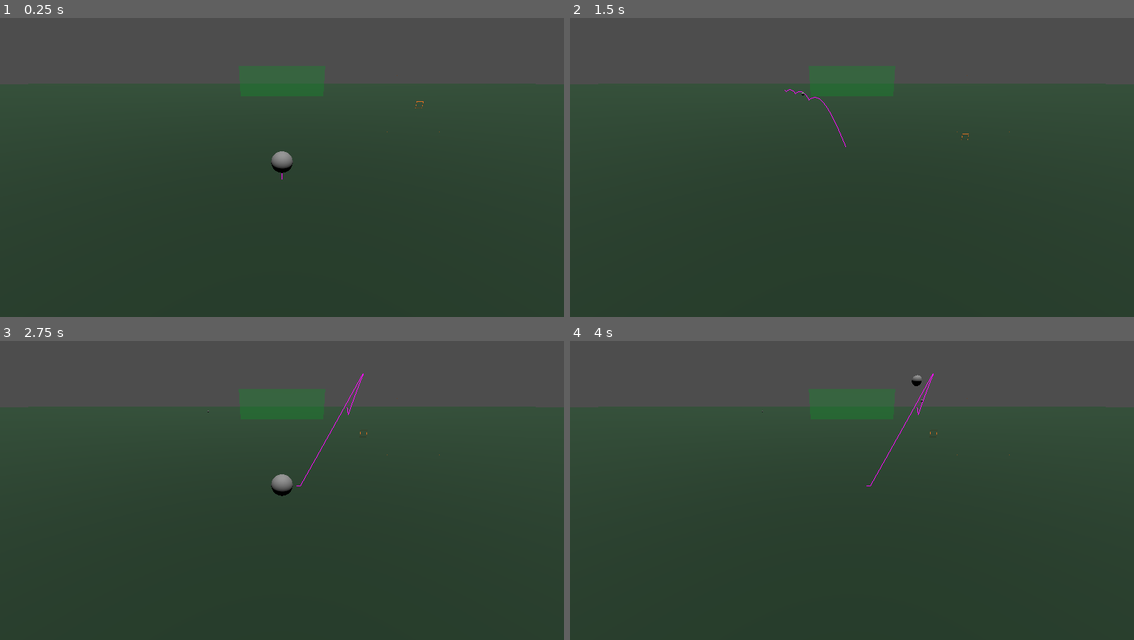
Above: before the commit, frames 1-4 (two rows, left to right).
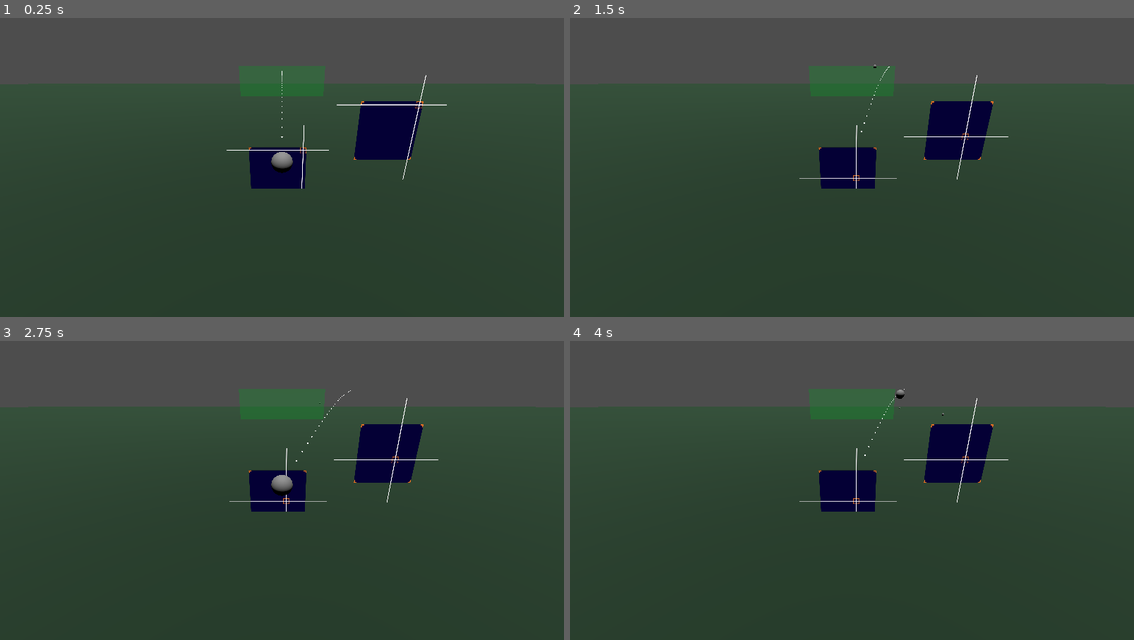
Above: after the commit, the same moments.

Repository: marty1912/freekick1928
Game: Godot game, scene res://Scenes/Pitch.tscn
Two runs of this game, one before a commit and one after it. Both use one fixed random seed, a clock stepped at 60 frames per second and the inputs below. The engine's default icon, where the game draws it, is replaced by a stand-in: a white triangle on a blue panel in a dark square.
Inputs (mouse positions are in pixels of both pictures, inside the frame that each line leads up to):
- Up to frame 1 (0.25 s): no input
- Up to frame 2 (1.5 s): tap Enter at 0.5 s; move the mouse to (976, 143) at 0.52 s; hold Right (ui_right) 0.53-1.25 s; click (976, 143) at 0.67 s; tap Space at 0.77 s; drag from (739, 173) to (823, 221) at 1.27 s
- Up to frame 3 (2.75 s): move the mouse to (338, 412) at 2.02 s; hold Right (ui_right) from 2.03 s (still down); click (338, 412) at 2.17 s
- Up to frame 4 (4 s): release Right (ui_right) at 2.75 s; tap Space at 2.75, 3.77 s; drag from (823, 544) to (682, 433) at 2.77 s; move the mouse to (1021, 529) at 3.52 s; hold Left (ui_left) from 3.53 s (still down); click (1021, 529) at 3.67 s

The runs differ from the first frame. In frame 1, 3.3% of the frame differs, in the area x 40-80%, y 17-58%; in frame 2, 3.6%; in frame 3, 3.4%; in frame 4, 3.7%, in the area x 34-78%, y 10-58%.

Commit message:
added aiming with wasd.

Diff:
--- a/Scenes/Mouse3DGetter.gd
+++ b/Scenes/Mouse3DGetter.gd
@@ -5,6 +5,16 @@
 
 @export var sizeXY:Vector2 = Vector2(1,1)
 
+var input_disabled:bool = false
+
+func disable_inputs():
+	input_disabled = true
+
+func enable_inputs():
+	input_disabled = false
+
+func reset_aim():
+	on_have_mouse_pos_rel.emit(Vector2(0,0))
 
 func getPositionOfMouseIn3D() -> Dictionary:
 	#https://stackoverflow.com/questions/76893256/how-to-get-the-3d-mouse-pos-in-godot-4-1
@@ -35,6 +45,7 @@
 func _process(delta: float) -> void:
 	pass
 
+
 func getPosition2DOnMe():
 	var raycast_res = getPositionOfMouseIn3D()
 	if(raycast_res.is_empty()):
@@ -49,6 +60,10 @@
 
 
 func _physics_process(delta: float) -> void:
+	if(input_disabled):
+		return
+	if(not Input.is_mouse_button_pressed(MOUSE_BUTTON_LEFT)):
+		return
 	var pos = getPosition2DOnMe()
 	if(pos == null):
 		return
--- a/Scenes/PathFollow_ball.gd
+++ b/Scenes/PathFollow_ball.gd
@@ -1,4 +1,4 @@
-extends PathFollow3D
+class_name PathFollowBall extends PathFollow3D
 
 @export var duration:float = 1
 var time = 0
--- a/Scenes/Pitch.tscn
+++ b/Scenes/Pitch.tscn
@@ -1,13 +1,12 @@
-[gd_scene load_steps=22 format=3 uid="uid://bhyjbkpqxorgv"]
+[gd_scene load_steps=20 format=3 uid="uid://bhyjbkpqxorgv"]
 
 [ext_resource type="Script" path="res://Scripts/BallLauncher.gd" id="1_3hdld"]
 [ext_resource type="Script" path="res://Scenes/GoalScore.gd" id="1_et3lr"]
 [ext_resource type="Script" path="res://Scenes/Mouse3DGetter.gd" id="3_1h72p"]
-[ext_resource type="Script" path="res://Scenes/ShowShotPositionGUI.gd" id="4_11tow"]
-[ext_resource type="Script" path="res://Scenes/PathFollow_ball.gd" id="4_x0a8h"]
-[ext_resource type="Texture2D" uid="uid://cmdxnicg3cpno" path="res://Sprites/ShotGUI/OutlineEffet.png" id="5_l60s2"]
-[ext_resource type="Texture2D" uid="uid://bl034ukpwbfox" path="res://Sprites/ShotGUI/aimCenter_effet.png" id="5_pf73m"]
-[ext_resource type="Script" path="res://Scenes/CustomLineDraw.gd" id="6_athyn"]
+[ext_resource type="PackedScene" uid="uid://bbvllqgdod6v6" path="res://Scenes/WASD_Direction_2D.tscn" id="3_1tsth"]
+[ext_resource type="Script" path="res://Scenes/SetLineCurve.gd" id="4_43uxg"]
+[ext_resource type="PackedScene" uid="uid://cjgag2twnyb11" path="res://Scenes/effet_select.tscn" id="5_1nroo"]
+[ext_resource type="PackedScene" uid="uid://baget2kdhyi5h" path="res://Scenes/power_select.tscn" id="6_l83xo"]
 
 [sub_resource type="BoxShape3D" id="BoxShape3D_uutfu"]
 size = Vector3(7.4, 2.44, 2)
@@ -33,11 +32,14 @@
 [sub_resource type="GradientTexture2D" id="GradientTexture2D_kxlbf"]
 gradient = SubResource("Gradient_otk80")
 
+[sub_resource type="ViewportTexture" id="ViewportTexture_rs4nq"]
+viewport_path = NodePath("Node3D/BallLauncher/WASD_Direction/SubViewport")
+
 [sub_resource type="ViewportTexture" id="ViewportTexture_qbcku"]
-viewport_path = NodePath("Node3D/direction_select")
+viewport_path = NodePath("Node3D/BallLauncher/Effet_Control/Sprite3D/direction_select")
 
 [sub_resource type="BoxShape3D" id="BoxShape3D_kk138"]
-size = Vector3(1, 0.1, 1)
+size = Vector3(1, 0.1, 0.25)
 
 [sub_resource type="Curve3D" id="Curve3D_me3c6"]
 _data = {
@@ -45,16 +47,6 @@
 "tilts": PackedFloat32Array(0, 0, 0, 0, 0, 0, 0)
 }
 point_count = 7
-
-[sub_resource type="SphereMesh" id="SphereMesh_wjux8"]
-radius = 0.1
-height = 0.2
-
-[sub_resource type="ORMMaterial3D" id="ORMMaterial3D_6b61p"]
-albedo_color = Color(1, 0.0509804, 1, 1)
-emission_enabled = true
-emission = Color(0.752941, 0, 1, 1)
-emission_energy_multiplier = 4.03
 
 [node name="Node3D" type="Node3D"]
 
@@ -139,6 +131,15 @@
 my_force = Vector3(0, 0, 10)
 my_rot = Vector3(1, 0, 0)
 
+[node name="WASD_Direction" type="Sprite3D" parent="Node3D/BallLauncher"]
+transform = Transform3D(0.2, 0, 0, 0, 0.2, 0, 0, 0, 0.2, 0, 0, 0)
+texture = SubResource("ViewportTexture_rs4nq")
+
+[node name="SubViewport" type="SubViewport" parent="Node3D/BallLauncher/WASD_Direction"]
+transparent_bg = true
+
+[node name="Node2D" parent="Node3D/BallLauncher/WASD_Direction/SubViewport" instance=ExtResource("3_1tsth")]
+
 [node name="Effet_Control" type="StaticBody3D" parent="Node3D/BallLauncher"]
 transform = Transform3D(1, 0, 0, 0, 1, 0, 0, 0, 1, -1.01907, 0.313885, 0)
 collision_layer = 2
@@ -149,88 +150,48 @@
 transform = Transform3D(0.2, 0, 0, 0, 0.2, 0, 0, 0, 0.2, 0, 0, 0)
 texture = SubResource("ViewportTexture_qbcku")
 
+[node name="direction_select" type="SubViewport" parent="Node3D/BallLauncher/Effet_Control/Sprite3D"]
+disable_3d = true
+transparent_bg = true
+
+[node name="Node2D" parent="Node3D/BallLauncher/Effet_Control/Sprite3D/direction_select" instance=ExtResource("5_1nroo")]
+
 [node name="CollisionShape3D" type="CollisionShape3D" parent="Node3D/BallLauncher/Effet_Control"]
+transform = Transform3D(1, 0, 0, 0, -4.37114e-08, 1, 0, -1, -4.37114e-08, 0, 0, 0)
+shape = SubResource("BoxShape3D_kk138")
+
+[node name="power_control" type="StaticBody3D" parent="Node3D/BallLauncher"]
+transform = Transform3D(1, 0, 0, 0, 1, 0, 0, 0, 1, 0.0434968, -0.130799, 0)
+collision_layer = 2
+collision_mask = 2
+script = ExtResource("3_1h72p")
+
+[node name="Sprite3D" type="Sprite3D" parent="Node3D/BallLauncher/power_control"]
+transform = Transform3D(0.2, 0, 0, 0, 0.2, 0, 0, 0, 0.2, 0, 0, 0)
+texture = SubResource("ViewportTexture_qbcku")
+
+[node name="power_select" type="SubViewport" parent="Node3D/BallLauncher/power_control/Sprite3D"]
+disable_3d = true
+transparent_bg = true
+size = Vector2i(512, 128)
+
+[node name="PowerSelect" parent="Node3D/BallLauncher/power_control/Sprite3D/power_select" instance=ExtResource("6_l83xo")]
+
+[node name="CollisionShape3D" type="CollisionShape3D" parent="Node3D/BallLauncher/power_control"]
 transform = Transform3D(1, 0, 0, 0, -4.37114e-08, 1, 0, -1, -4.37114e-08, 0, 0, 0)
 shape = SubResource("BoxShape3D_kk138")
 
 [node name="Path3D" type="Path3D" parent="Node3D/BallLauncher"]
 curve = SubResource("Curve3D_me3c6")
-
-[node name="PathFollow3D" type="PathFollow3D" parent="Node3D/BallLauncher/Path3D"]
-transform = Transform3D(-4.37114e-08, 1, -4.37114e-08, 0, -4.37114e-08, -1, -1, -4.37114e-08, 1.91069e-15, 0, 0, 0)
-visible = false
-script = ExtResource("4_x0a8h")
-duration = 0.5
-
-[node name="MeshInstance3D" type="MeshInstance3D" parent="Node3D/BallLauncher/Path3D/PathFollow3D"]
-mesh = SubResource("SphereMesh_wjux8")
-
-[node name="PathFollow3D2" type="PathFollow3D" parent="Node3D/BallLauncher/Path3D"]
-transform = Transform3D(-4.37114e-08, 1, -4.37114e-08, 0, -4.37114e-08, -1, -1, -4.37114e-08, 1.91069e-15, 0, 0, 0)
-visible = false
-script = ExtResource("4_x0a8h")
-duration = 0.5
-offset = 0.5
-
-[node name="MeshInstance3D" type="MeshInstance3D" parent="Node3D/BallLauncher/Path3D/PathFollow3D2"]
-mesh = SubResource("SphereMesh_wjux8")
-
-[node name="CustomLineDraw" type="Node3D" parent="Node3D/BallLauncher/Path3D" node_paths=PackedStringArray("path3D")]
-script = ExtResource("6_athyn")
-path3D = NodePath("..")
-my_material = SubResource("ORMMaterial3D_6b61p")
+script = ExtResource("4_43uxg")
+ball_move_duration = 15.0
 
 [node name="Camera3D" type="Camera3D" parent="Node3D"]
 transform = Transform3D(-1, 0, -8.74228e-08, -2.99806e-08, 0.939358, 0.342938, 8.21213e-08, 0.342938, -0.939358, 0, 1.05975, 4.67625)
 
-[node name="direction_select" type="SubViewport" parent="Node3D"]
-disable_3d = true
-transparent_bg = true
-
-[node name="Node2D" type="Node2D" parent="Node3D/direction_select"]
-position = Vector2(128, 128)
-script = ExtResource("4_11tow")
-
-[node name="Control" type="Control" parent="Node3D/direction_select/Node2D"]
-custom_minimum_size = Vector2(512, 512)
-layout_mode = 3
-anchors_preset = 15
-anchor_right = 1.0
-anchor_bottom = 1.0
-grow_horizontal = 2
-grow_vertical = 2
-
-[node name="ColorRect" type="ColorRect" parent="Node3D/direction_select/Node2D/Control"]
-layout_mode = 0
-offset_right = 40.0
-offset_bottom = 40.0
-color = Color(0.686275, 0.0235294, 1, 1)
-
-[node name="NinePatchRect" type="NinePatchRect" parent="Node3D/direction_select/Node2D/Control"]
-custom_minimum_size = Vector2(256, 256)
-layout_mode = 1
-anchors_preset = 8
-anchor_left = 0.5
-anchor_top = 0.5
-anchor_right = 0.5
-anchor_bottom = 0.5
-offset_left = -128.0
-offset_top = -128.0
-offset_right = 128.0
-offset_bottom = 128.0
-grow_horizontal = 2
-grow_vertical = 2
-texture = ExtResource("5_l60s2")
-patch_margin_left = 4
-patch_margin_top = 4
-patch_margin_right = 4
-patch_margin_bottom = 4
-
-[node name="Sprite2D" type="Sprite2D" parent="Node3D/direction_select/Node2D"]
-texture = ExtResource("5_pf73m")
-
 [node name="DirectionalLight3D" type="DirectionalLight3D" parent="."]
 transform = Transform3D(-0.994151, 0.104071, -0.0288616, 0, 0.267238, 0.96363, 0.107999, 0.957994, -0.265675, 0, 9.0446, 0)
 
+[connection signal="on_have_position" from="Node3D/BallLauncher/WASD_Direction/SubViewport/Node2D" to="Node3D/BallLauncher" method="set_direction"]
 [connection signal="on_have_mouse_pos_rel" from="Node3D/BallLauncher/Effet_Control" to="Node3D/BallLauncher" method="set_position_hit"]
-[connection signal="on_have_mouse_pos_rel" from="Node3D/BallLauncher/Effet_Control" to="Node3D/direction_select/Node2D" method="on_set_position"]
+[connection signal="on_have_mouse_pos_rel" from="Node3D/BallLauncher/Effet_Control" to="Node3D/BallLauncher/Effet_Control/Sprite3D/direction_select/Node2D" method="on_set_position"]
--- a/Scenes/SetLineCurve.gd
+++ b/Scenes/SetLineCurve.gd
@@ -1,15 +1,25 @@
 extends Path3D
 
-@onready var glow: Path3D = $glow
+var follow_ball_scene = preload("res://Scenes/path_follow_ball.tscn")
+@export var ball_move_duration:float = 5.0
+var my_balls:Array[PathFollowBall] = []
+@export var amount_of_balls :int= 30
+func spawn_balls(amount:int):
+	for i in range(0,amount):
+		var my_offset = i as float /amount as float
+		var spawned :PathFollowBall = follow_ball_scene.instantiate()
+		add_child(spawned)
+		spawned.offset = my_offset
+		spawned.duration = ball_move_duration
+		my_balls.append(spawned)
+
 
 # Called when the node enters the scene tree for the first time.
 func _ready() -> void:
+	spawn_balls(amount_of_balls)
 	pass # Replace with function body.
 
 
 # Called every frame. 'delta' is the elapsed time since the previous frame.
 func _process(delta: float) -> void:
-	glow.curve.clear_points()
-	for i in range(0,curve.point_count/5,1):
-		glow.curve.add_point(curve.get_point_position(i))
 	pass
--- /dev/null
+++ b/Scenes/ShowPosition.gd
@@ -0,0 +1,19 @@
+class_name ShowPosition extends Node2D
+
+
+@onready var sprite_2d: Sprite2D = $Sprite2D
+
+@export var resoultion = Vector2(256,256)
+# Called when the node enters the scene tree for the first time.
+func _ready() -> void:
+	pass # Replace with function body.
+
+func on_set_position(position_mouse:Vector2):
+	var positionOnHere = (resoultion/2 )
+	var rel_pos_from_left = position_mouse
+	positionOnHere += Vector2(rel_pos_from_left.x*resoultion.x,-rel_pos_from_left.y*resoultion.y)
+	sprite_2d.position = positionOnHere
+
+# Called every frame. 'delta' is the elapsed time since the previous frame.
+func _process(delta: float) -> void:
+	pass
--- a/Scenes/ShowShotPositionGUI.gd
+++ b/Scenes/ShowShotPositionGUI.gd
@@ -1,6 +1,7 @@
 extends Node2D
 
-@onready var sprite_2d: Sprite2D = $Sprite2D
+
+@onready var sprite_2d: Sprite2D = $Node2D/Sprite2D
 
 var resoultion = Vector2(256,256)
 # Called when the node enters the scene tree for the first time.
--- /dev/null
+++ b/Scenes/WASD_Direction_2D.gd
@@ -0,0 +1,55 @@
+extends Node2D
+
+
+
+
+
+var my_position:Vector2 = Vector2(0,0)
+var min_x: float = -0.5
+var min_y: float = -0.5
+var max_x: float = 0.5
+var max_y:float = 0
+
+var moveSpeed:float = 0.25
+signal on_have_position(Vector2)
+
+var input_disabled:bool = false
+
+func disable_inputs():
+	input_disabled = true
+
+func enable_inputs():
+	input_disabled = false
+
+func reset_aim():
+	my_position = Vector2(lerpf(min_x,max_x,0.5),lerpf(min_y,max_y,0.5))
+	on_have_position.emit(my_position)
+# Called when the node enters the scene tree for the first time.
+func _ready() -> void:
+	reset_aim()
+	pass # Replace with function body.
+
+
+# Called every frame. 'delta' is the elapsed time since the previous frame.
+func _process(delta: float) -> void:
+	if(input_disabled):
+		return
+	var movement:Vector2 = Vector2(0,0)
+	if(Input.is_action_pressed("ui_down")):
+		movement.y -= 1
+	if(Input.is_action_pressed("ui_up")):
+		movement.y += 1
+	if(Input.is_action_pressed("ui_left")):
+		movement.x -= 1
+	if(Input.is_action_pressed("ui_right")):
+		movement.x += 1
+
+	my_position += movement*delta*moveSpeed
+	my_position.x = clampf(my_position.x,min_x,max_x)
+	my_position.y = clampf(my_position.y,min_y,max_y)
+	on_have_position.emit(my_position)
+	pass
+
+
+func _input(event: InputEvent) -> void:
+	pass
--- /dev/null
+++ b/Scenes/WASD_Direction_2D.tscn
@@ -0,0 +1,72 @@
+[gd_scene load_steps=9 format=3 uid="uid://bbvllqgdod6v6"]
+
+[ext_resource type="Script" path="res://Scenes/WASD_Direction_2D.gd" id="1_qj8x4"]
+[ext_resource type="Script" path="res://Scenes/ShowPosition.gd" id="2_6apqt"]
+[ext_resource type="Texture2D" uid="uid://cmdxnicg3cpno" path="res://Sprites/ShotGUI/OutlineEffet.png" id="2_6h7vm"]
+[ext_resource type="Texture2D" uid="uid://bhyqw1whvkw8a" path="res://icon.png" id="3_r2da5"]
+[ext_resource type="Texture2D" uid="uid://22hje8wlemqs" path="res://Sprites/Pixel Fantasy Icons Keyboard/MV Icons Keyboard/Individual Icons/keyboard_70.png" id="5_d8w62"]
+[ext_resource type="Texture2D" uid="uid://xlhlbe7d6b4r" path="res://Sprites/Pixel Fantasy Icons Keyboard/MV Icons Keyboard/Individual Icons/keyboard_71.png" id="6_icbpk"]
+[ext_resource type="Texture2D" uid="uid://dtufcr1gxadhb" path="res://Sprites/Pixel Fantasy Icons Keyboard/MV Icons Keyboard/Individual Icons/keyboard_72.png" id="7_aupsj"]
+[ext_resource type="Texture2D" uid="uid://dx3r7dvsn35ag" path="res://Sprites/Pixel Fantasy Icons Keyboard/MV Icons Keyboard/Individual Icons/keyboard_73.png" id="8_imcew"]
+
+[node name="Node2D" type="Node2D"]
+script = ExtResource("1_qj8x4")
+
+[node name="Control" type="Control" parent="."]
+custom_minimum_size = Vector2(512, 512)
+layout_mode = 3
+anchors_preset = 0
+offset_right = 40.0
+offset_bottom = 40.0
+
+[node name="NinePatchRect" type="NinePatchRect" parent="Control"]
+visible = false
+custom_minimum_size = Vector2(512, 512)
+layout_mode = 1
+anchors_preset = 8
+anchor_left = 0.5
+anchor_top = 0.5
+anchor_right = 0.5
+anchor_bottom = 0.5
+offset_left = -256.0
+offset_top = -256.0
+offset_right = 256.0
+offset_bottom = 256.0
+grow_horizontal = 2
+grow_vertical = 2
+texture = ExtResource("2_6h7vm")
+patch_margin_left = 16
+patch_margin_top = 16
+patch_margin_right = 16
+patch_margin_bottom = 16
+
+[node name="Node2D" type="Node2D" parent="."]
+script = ExtResource("2_6apqt")
+resoultion = Vector2(512, 512)
+
+[node name="Sprite2D" type="Sprite2D" parent="Node2D"]
+visible = false
+texture = ExtResource("3_r2da5")
+
+[node name="Buttons" type="Node2D" parent="."]
+visible = false
+position = Vector2(256, 165)
+scale = Vector2(2, 2)
+
+[node name="Keyboard71" type="Sprite2D" parent="Buttons"]
+position = Vector2(0, 64)
+texture = ExtResource("6_icbpk")
+
+[node name="Keyboard72" type="Sprite2D" parent="Buttons"]
+position = Vector2(64, 0)
+texture = ExtResource("7_aupsj")
+
+[node name="Keyboard73" type="Sprite2D" parent="Buttons"]
+position = Vector2(-64, 0)
+texture = ExtResource("8_imcew")
+
+[node name="Keyboard70" type="Sprite2D" parent="Buttons"]
+position = Vector2(0, -64)
+texture = ExtResource("5_d8w62")
+
+[connection signal="on_have_position" from="." to="Node2D" method="on_set_position"]
--- /dev/null
+++ b/Scenes/effet_select.tscn
@@ -0,0 +1,64 @@
+[gd_scene load_steps=4 format=3 uid="uid://cjgag2twnyb11"]
+
+[ext_resource type="Script" path="res://Scenes/ShowShotPositionGUI.gd" id="1_g74ip"]
+[ext_resource type="Texture2D" uid="uid://cmdxnicg3cpno" path="res://Sprites/ShotGUI/OutlineEffet.png" id="2_jrian"]
+[ext_resource type="Texture2D" uid="uid://bl034ukpwbfox" path="res://Sprites/ShotGUI/aimCenter_effet.png" id="3_fh1ut"]
+
+[node name="Node2D" type="Node2D"]
+script = ExtResource("1_g74ip")
+
+[node name="Control" type="Control" parent="."]
+custom_minimum_size = Vector2(512, 512)
+layout_mode = 3
+anchors_preset = 0
+offset_right = 512.0
+offset_bottom = 512.0
+
+[node name="ColorRect" type="ColorRect" parent="Control"]
+layout_mode = 1
+anchors_preset = 8
+anchor_left = 0.5
+anchor_top = 0.5
+anchor_right = 0.5
+anchor_bottom = 0.5
+offset_left = -144.0
+offset_top = -144.0
+offset_right = 144.0
+offset_bottom = 144.0
+grow_horizontal = 2
+grow_vertical = 2
+color = Color(0.0392157, 0, 0.211765, 1)
+
+[node name="NinePatchRect" type="NinePatchRect" parent="Control"]
+custom_minimum_size = Vector2(288, 288)
+layout_mode = 1
+anchors_preset = 8
+anchor_left = 0.5
+anchor_top = 0.5
+anchor_right = 0.5
+anchor_bottom = 0.5
+offset_left = -128.0
+offset_top = -128.0
+offset_right = 128.0
+offset_bottom = 128.0
+grow_horizontal = 2
+grow_vertical = 2
+texture = ExtResource("2_jrian")
+patch_margin_left = 16
+patch_margin_top = 16
+patch_margin_right = 16
+patch_margin_bottom = 16
+
+[node name="Node2D" type="Node2D" parent="."]
+position = Vector2(128, 128)
+
+[node name="Sprite2D" type="Sprite2D" parent="Node2D"]
+texture = ExtResource("3_fh1ut")
+
+[node name="Vertical" type="Line2D" parent="Node2D/Sprite2D"]
+points = PackedVector2Array(0, 1024, 0, -1024)
+width = 4.0
+
+[node name="Horizontal" type="Line2D" parent="Node2D/Sprite2D"]
+points = PackedVector2Array(1024, 0, -1024, 0)
+width = 4.0
--- /dev/null
+++ b/Scenes/path_follow_ball.tscn
@@ -0,0 +1,19 @@
+[gd_scene load_steps=4 format=3 uid="uid://yooc6dxo001a"]
+
+[ext_resource type="Script" path="res://Scenes/PathFollow_ball.gd" id="1_m0ekd"]
+
+[sub_resource type="SphereMesh" id="SphereMesh_wjux8"]
+radius = 0.01
+height = 0.02
+
+[sub_resource type="StandardMaterial3D" id="StandardMaterial3D_s7nf7"]
+shading_mode = 0
+
+[node name="PathFollow3D" type="PathFollow3D"]
+transform = Transform3D(-4.37114e-08, 1, -4.37114e-08, 0, -4.37114e-08, -1, -1, -4.37114e-08, 1.91069e-15, 0, 0, 0)
+script = ExtResource("1_m0ekd")
+duration = 5.0
+
+[node name="MeshInstance3D" type="MeshInstance3D" parent="."]
+mesh = SubResource("SphereMesh_wjux8")
+surface_material_override/0 = SubResource("StandardMaterial3D_s7nf7")
--- /dev/null
+++ b/Scenes/power_select.tscn
@@ -0,0 +1,3 @@
+[gd_scene format=3 uid="uid://baget2kdhyi5h"]
+
+[node name="PowerSelect" type="Node2D"]
--- a/Scripts/BallLauncher.gd
+++ b/Scripts/BallLauncher.gd
@@ -8,6 +8,7 @@
 var my_direction:Vector3 = Vector3(0,0,0)
 @onready var path_3d: Path3D = $Path3D
 
+var rotation_mult: float = 20
 
 func set_direction(position_hit:Vector2):
 	# position hit shows us where we hit the ball when we kick it
@@ -16,12 +17,12 @@
 	my_direction =  (ending_point-starting_point).normalized()
 
 func set_position_hit(position_hit:Vector2):
-	set_direction(position_hit)
-	return
+	#set_direction(position_hit)
+	#return
 	# position hit shows us where we hit the ball when we kick it
 	var starting_point = Vector3(position_hit.x,position_hit.y,-1).normalized()
 	var ending_point = Vector3(0,0,0)
-	my_rot = ending_point-starting_point
+	my_rot =(Vector3(position_hit.y,position_hit.x,0.0))*rotation_mult
 
 
 # Called when the node enters the scene tree for the first time.
@@ -40,14 +41,14 @@
 	#ball.apply_central_impulse(force)
 	#ball.apply_torque_impulse(rotation)
 	ball.apply_impulse(force)
-	ball.apply_rotation(Vector3(0,5,0))
+	ball.apply_rotation(my_rot)
 
 func ball_preview(delta:float):
 	my_ball.disableCollisions()
 	var ball = spawn_ball()
 	launch_ball_with_current_settings(ball)
 	path_3d.curve.clear_points()
-	for i in range(0,100):
+	for i in range(0,25):
 		ball.simulate_physics(delta)
 		path_3d.curve.add_point(ball.position)
 		#print("ball_pos: {x}".format({"x":ball.position}))
--- a/project.godot
+++ b/project.godot
@@ -15,6 +15,41 @@
 config/features=PackedStringArray("4.2")
 config/icon="res://icon.png"
 
+[input]
+
+ui_left={
+"deadzone": 0.5,
+"events": [Object(InputEventKey,"resource_local_to_scene":false,"resource_name":"","device":0,"window_id":0,"alt_pressed":false,"shift_pressed":false,"ctrl_pressed":false,"meta_pressed":false,"pressed":false,"keycode":4194319,"physical_keycode":0,"key_label":0,"unicode":0,"echo":false,"script":null)
+, Object(InputEventJoypadButton,"resource_local_to_scene":false,"resource_name":"","device":0,"button_index":13,"pressure":0.0,"pressed":false,"script":null)
+, Object(InputEventJoypadMotion,"resource_local_to_scene":false,"resource_name":"","device":0,"axis":0,"axis_value":-1.0,"script":null)
+, Object(InputEventKey,"resource_local_to_scene":false,"resource_name":"","device":-1,"window_id":0,"alt_pressed":false,"shift_pressed":false,"ctrl_pressed":false,"meta_pressed":false,"pressed":false,"keycode":0,"physical_keycode":65,"key_label":0,"unicode":97,"echo":false,"script":null)
+]
+}
+ui_right={
+"deadzone": 0.5,
+"events": [Object(InputEventKey,"resource_local_to_scene":false,"resource_name":"","device":0,"window_id":0,"alt_pressed":false,"shift_pressed":false,"ctrl_pressed":false,"meta_pressed":false,"pressed":false,"keycode":4194321,"physical_keycode":0,"key_label":0,"unicode":0,"echo":false,"script":null)
+, Object(InputEventJoypadButton,"resource_local_to_scene":false,"resource_name":"","device":0,"button_index":14,"pressure":0.0,"pressed":false,"script":null)
+, Object(InputEventJoypadMotion,"resource_local_to_scene":false,"resource_name":"","device":0,"axis":0,"axis_value":1.0,"script":null)
+, Object(InputEventKey,"resource_local_to_scene":false,"resource_name":"","device":-1,"window_id":0,"alt_pressed":false,"shift_pressed":false,"ctrl_pressed":false,"meta_pressed":false,"pressed":false,"keycode":0,"physical_keycode":68,"key_label":0,"unicode":100,"echo":false,"script":null)
+]
+}
+ui_up={
+"deadzone": 0.5,
+"events": [Object(InputEventKey,"resource_local_to_scene":false,"resource_name":"","device":0,"window_id":0,"alt_pressed":false,"shift_pressed":false,"ctrl_pressed":false,"meta_pressed":false,"pressed":false,"keycode":4194320,"physical_keycode":0,"key_label":0,"unicode":0,"echo":false,"script":null)
+, Object(InputEventJoypadButton,"resource_local_to_scene":false,"resource_name":"","device":0,"button_index":11,"pressure":0.0,"pressed":false,"script":null)
+, Object(InputEventJoypadMotion,"resource_local_to_scene":false,"resource_name":"","device":0,"axis":1,"axis_value":-1.0,"script":null)
+, Object(InputEventKey,"resource_local_to_scene":false,"resource_name":"","device":-1,"window_id":0,"alt_pressed":false,"shift_pressed":false,"ctrl_pressed":false,"meta_pressed":false,"pressed":false,"keycode":0,"physical_keycode":87,"key_label":0,"unicode":119,"echo":false,"script":null)
+]
+}
+ui_down={
+"deadzone": 0.5,
+"events": [Object(InputEventKey,"resource_local_to_scene":false,"resource_name":"","device":0,"window_id":0,"alt_pressed":false,"shift_pressed":false,"ctrl_pressed":false,"meta_pressed":false,"pressed":false,"keycode":4194322,"physical_keycode":0,"key_label":0,"unicode":0,"echo":false,"script":null)
+, Object(InputEventJoypadButton,"resource_local_to_scene":false,"resource_name":"","device":0,"button_index":12,"pressure":0.0,"pressed":false,"script":null)
+, Object(InputEventJoypadMotion,"resource_local_to_scene":false,"resource_name":"","device":0,"axis":1,"axis_value":1.0,"script":null)
+, Object(InputEventKey,"resource_local_to_scene":false,"resource_name":"","device":-1,"window_id":0,"alt_pressed":false,"shift_pressed":false,"ctrl_pressed":false,"meta_pressed":false,"pressed":false,"keycode":0,"physical_keycode":83,"key_label":0,"unicode":115,"echo":false,"script":null)
+]
+}
+
 [rendering]
 
 renderer/rendering_method="gl_compatibility"
Not shown, added: Sprites/Pixel Fantasy Icons Keyboard/EULA - READ ME.txt
Binary file added: Sprites/Pixel Fantasy Icons Keyboard/MV Icons Keyboard/Individual Icons/keyboard_1.png
Not shown, added: Sprites/Pixel Fantasy Icons Keyboard/MV Icons Keyboard/Individual Icons/keyboard_1.png.import
Binary file added: Sprites/Pixel Fantasy Icons Keyboard/MV Icons Keyboard/Individual Icons/keyboard_10.png
Not shown, added: Sprites/Pixel Fantasy Icons Keyboard/MV Icons Keyboard/Individual Icons/keyboard_10.png.import
Binary file added: Sprites/Pixel Fantasy Icons Keyboard/MV Icons Keyboard/Individual Icons/keyboard_100.png
Not shown, added: Sprites/Pixel Fantasy Icons Keyboard/MV Icons Keyboard/Individual Icons/keyboard_100.png.import
Binary file added: Sprites/Pixel Fantasy Icons Keyboard/MV Icons Keyboard/Individual Icons/keyboard_101.png
Not shown, added: Sprites/Pixel Fantasy Icons Keyboard/MV Icons Keyboard/Individual Icons/keyboard_101.png.import
Binary file added: Sprites/Pixel Fantasy Icons Keyboard/MV Icons Keyboard/Individual Icons/keyboard_102.png
Not shown, added: Sprites/Pixel Fantasy Icons Keyboard/MV Icons Keyboard/Individual Icons/keyboard_102.png.import
Binary file added: Sprites/Pixel Fantasy Icons Keyboard/MV Icons Keyboard/Individual Icons/keyboard_103.png
(and 427 more such lines)
